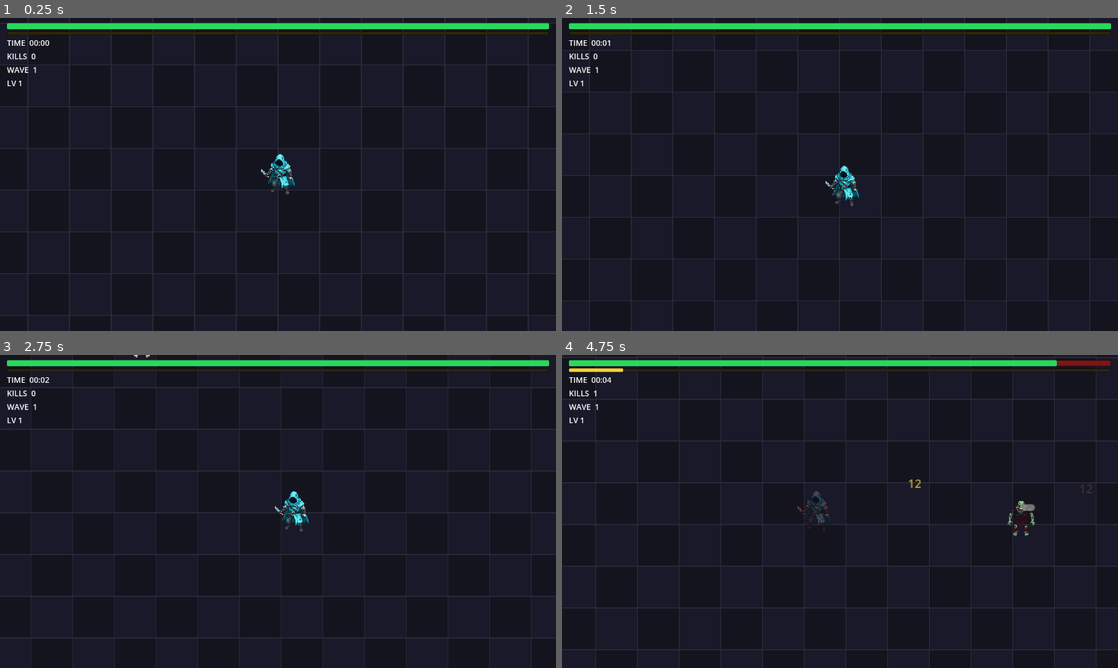
Above: before the commit, frames 1-4 (two rows, left to right).
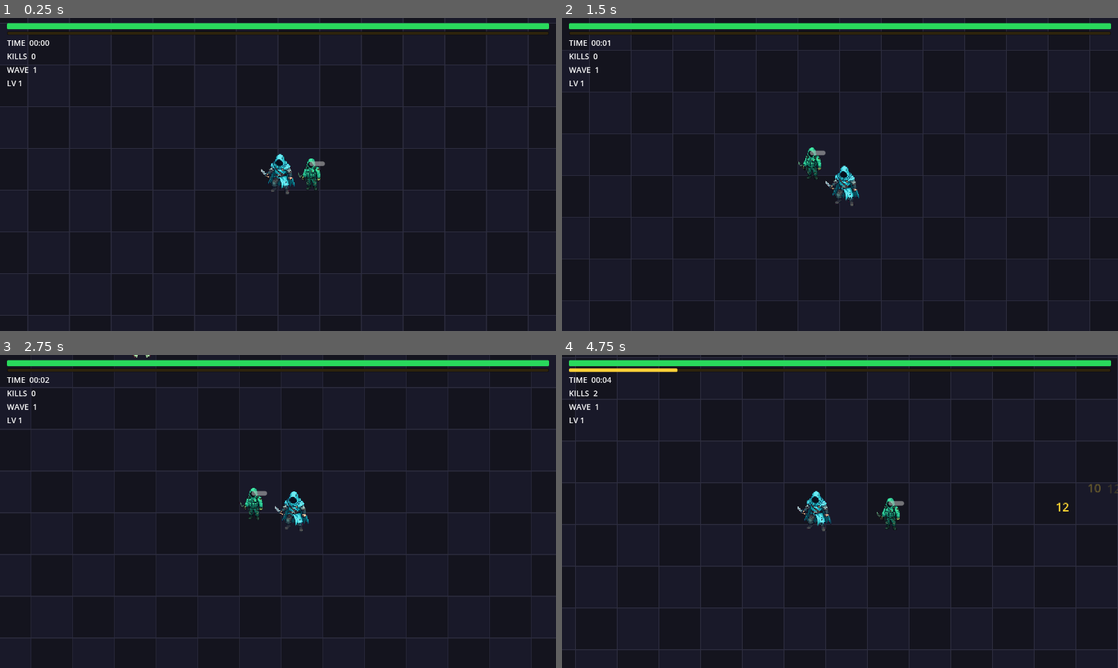
Above: after the commit, the same moments.

Repository: Hwari2929/ERRANTES
Game: Godot game, scene res://scenes/main.tscn
The game is run twice, just before and just after one commit, with the same random seed, the same clock (stepped at 60 frames per second) and the same inputs.
Inputs:
- Up to frame 1 (0.25 s): no input
- Up to frame 2 (1.5 s): tap Enter (ui_accept) at 0.5, 0.77 s; hold Right (ui_right) 0.53-1.28 s; hold Down (ui_down) from 1.28 s (still down)
- Up to frame 3 (2.75 s): tap Enter (ui_accept) at 1.52 s; release Down (ui_down) at 2.03 s; hold Right (ui_right) from 2.03 s (still down)
- Up to frame 4 (4.75 s): release Right (ui_right) at 2.78 s; hold Up (ui_up) 2.78-3.53 s; tap Enter (ui_accept) at 3.02, 3.77, 4.52 s; hold Left (ui_left) from 3.53 s (still down)

The runs differ from the first frame. In frame 1, 0.2% of the frame differs, in the area x 53-59%, y 44-56%; in frame 2, 0.2%; in frame 3, 0.2%; in frame 4, 2.7%, in the area x 2-100%, y 0-100%.

Commit message:
Phase 3 Allies & Arsenal: companion (auto-fight + respawn), Nova/Scatter weapons, accessories + defense% layer

Diff:
--- /dev/null
+++ b/scenes/companion.tscn
@@ -0,0 +1,27 @@
+[gd_scene load_steps=4 format=3]
+
+[ext_resource type="Script" path="res://scripts/companion.gd" id="1_comp"]
+[ext_resource type="Texture2D" path="res://assets/sprites/player_2.png" id="2_tex"]
+
+[sub_resource type="RectangleShape2D" id="Rect_1"]
+size = Vector2(22, 22)
+
+[node name="Companion" type="CharacterBody2D"]
+collision_layer = 0
+collision_mask = 0
+script = ExtResource("1_comp")
+
+[node name="Sprite2D" type="Sprite2D" parent="."]
+texture = ExtResource("2_tex")
+scale = Vector2(0.8, 0.8)
+modulate = Color(0.6, 1.0, 0.7, 1.0)
+
+[node name="CollisionShape2D" type="CollisionShape2D" parent="."]
+shape = SubResource("Rect_1")
+
+[node name="HealthBar" type="ProgressBar" parent="."]
+offset_top = -20.0
+offset_right = 24.0
+offset_bottom = -13.0
+show_percentage = false
+value = 100.0
--- a/scenes/main.tscn
+++ b/scenes/main.tscn
@@ -6,6 +6,7 @@
 [ext_resource type="PackedScene" path="res://scenes/ui.tscn" id="4_ui"]
 [ext_resource type="Script" path="res://scripts/background.gd" id="5_bg"]
 [ext_resource type="PackedScene" path="res://scenes/upgrade_menu.tscn" id="6_um"]
+[ext_resource type="PackedScene" path="res://scenes/companion.tscn" id="7_comp"]
 
 [node name="Main" type="Node2D"]
 script = ExtResource("1_main")
@@ -16,6 +17,9 @@
 [node name="Player" parent="." instance=ExtResource("2_player")]
 position = Vector2(640, 360)
 
+[node name="Companion" parent="." instance=ExtResource("7_comp")]
+position = Vector2(688, 360)
+
 [node name="WaveManager" parent="." instance=ExtResource("3_wave")]
 
 [node name="UI" parent="." instance=ExtResource("4_ui")]
--- /dev/null
+++ b/scripts/companion.gd
@@ -0,0 +1,104 @@
+extends CharacterBody2D
+# 동료 — 플레이어를 따라다니며 최근접 적을 자동 공격. 피격 시 사망 후 자동 리스폰.
+
+const PROJECTILE := preload("res://scenes/projectile.tscn")
+
+@export var max_health: float = 40.0
+@export var speed: float = 240.0
+@export var follow_dist: float = 64.0
+@export var fire_cooldown: float = 1.0
+@export var fire_range: float = 420.0
+@export var attack_damage: float = 10.0
+@export var respawn_cooldown: float = 6.0
+@export var contact_dmg_interval: float = 0.7
+
+@onready var sprite: Sprite2D = $Sprite2D
+@onready var health_bar: ProgressBar = $HealthBar
+
+var current_health: float = 0.0
+var alive: bool = true
+var _fire_t: float = 0.0
+var _respawn_t: float = 0.0
+var _contact_t: float = 0.0
+
+func _ready() -> void:
+	add_to_group("companion")
+	current_health = max_health
+	if health_bar:
+		health_bar.max_value = max_health
+		health_bar.value = max_health
+
+func _physics_process(delta: float) -> void:
+	var player: Node2D = get_tree().get_first_node_in_group("player") as Node2D
+
+	if not alive:
+		_respawn_t -= delta
+		if _respawn_t <= 0.0:
+			_respawn(player)
+		return
+	if not player:
+		return
+
+	# 추종
+	var to_p: Vector2 = player.global_position - global_position
+	velocity = to_p.normalized() * speed if to_p.length() > follow_dist else Vector2.ZERO
+	move_and_slide()
+
+	# 자동 공격
+	_fire_t -= delta
+	if _fire_t <= 0.0:
+		var e: Node2D = _nearest_enemy()
+		if e:
+			_fire_t = fire_cooldown
+			_shoot(e)
+
+	# 접촉 피해(자체 관리)
+	_contact_t -= delta
+	if _contact_t <= 0.0:
+		for en in get_tree().get_nodes_in_group("enemy"):
+			if is_instance_valid(en) and global_position.distance_to(en.global_position) < 26.0:
+				_contact_t = contact_dmg_interval
+				var dmg: int = en.damage if "damage" in en else 8
+				take_damage(float(dmg))
+				break
+
+func _nearest_enemy() -> Node2D:
+	var best: Node2D = null
+	var best_d: float = fire_range
+	for e in get_tree().get_nodes_in_group("enemy"):
+		var d: float = global_position.distance_to(e.global_position)
+		if d < best_d:
+			best_d = d; best = e
+	return best
+
+func _shoot(target: Node2D) -> void:
+	var p: Node = PROJECTILE.instantiate()
+	p.global_position = global_position
+	p.direction = (target.global_position - global_position).normalized()
+	p.speed = 440.0
+	p.damage = attack_damage
+	p.pierce = 1
+	get_tree().get_root().get_child(0).add_child(p)
+
+func take_damage(amount: float, _is_crit: bool = false) -> void:
+	if not alive:
+		return
+	current_health -= amount
+	if health_bar:
+		health_bar.value = current_health
+	if current_health <= 0.0:
+		_die()
+
+func _die() -> void:
+	alive = false
+	visible = false
+	_respawn_t = respawn_cooldown
+
+func _respawn(player: Node2D) -> void:
+	alive = true
+	visible = true
+	current_health = max_health
+	if health_bar:
+		health_bar.value = current_health
+	if player:
+		global_position = player.global_position + Vector2(48, 0)
--- a/scripts/player.gd
+++ b/scripts/player.gd
@@ -16,10 +16,21 @@
 var damage_mult: float = 1.0          # 모든 무기 데미지 배수
 var attack_speed_mult: float = 1.0    # 공격 속도 배수 (쿨다운 단축)
 var armor: int = 0                     # 받는 피해 감소 (플랫)
+var defense_pct: float = 0.0          # 받는 피해 비율 감소 (플랫 적용 후)
 var hp_regen: float = 0.0             # 초당 체력 재생
 var pickup_radius: float = 90.0       # 경험치 획득 반경
 var crit_chance: float = 0.05         # 치명타 확률
 var crit_mult: float = 2.0           # 치명타 배수
+var equipped: Array = []              # 장착한 장신구 id 목록
+
+# 장신구 카탈로그 — 장착 시 패시브 보너스 (중첩 가능)
+const ACCESSORIES := {
+	"ring_armor":  {"label": "💍 Armor Ring (+3 armor)",   "armor": 3},
+	"shield_def":  {"label": "🛡️ Aegis (+8% defense)",      "defense": 0.08},
+	"amulet_crit": {"label": "🔮 Crit Amulet (+8% crit)",   "crit": 0.08},
+	"boots_speed": {"label": "🥾 Swift Boots (+15% speed)", "speed": 0.15},
+	"tome_power":  {"label": "📕 Power Tome (+20% damage)",  "damage": 0.20},
+}
 
 @onready var inv_timer: Timer = $InvincibilityTimer
 @onready var sprite: Sprite2D = $Sprite2D
@@ -86,7 +97,9 @@
 func take_damage(amount: int) -> void:
 	if invincible or current_hp <= 0:
 		return
-	var dealt: int = max(1, amount - armor)
+	# 방어: 플랫(armor) 적용 후 비율(defense_pct) 감소
+	var after_armor: float = float(maxi(1, amount - armor))
+	var dealt: int = maxi(1, int(round(after_armor * (1.0 - defense_pct))))
 	current_hp = max(0, current_hp - dealt)
 	hp_changed.emit(current_hp, max_hp)
 	if current_hp <= 0:
@@ -137,13 +150,37 @@
 			if weapons and weapons.has_method("refresh_cooldowns"):
 				weapons.refresh_cooldowns()
 		"armor":       armor += 2
+		"defense":     defense_pct = minf(defense_pct + 0.06, 0.8)
 		"regen":       hp_regen += 0.6
 		"crit":        crit_chance = minf(crit_chance + 0.06, 0.75)
 		"pickup":      pickup_radius += 40.0
 		"heal_now":    heal(40)
-		# 무기 추가/강화 → weapon_manager가 "weapon:<id>" 형태로 처리
+		# 무기("weapon:<id>") / 장신구("acc:<id>") 위임
 		_:
 			if upgrade_id.begins_with("weapon:") and weapons:
-				var wid: String = upgrade_id.substr(7)
-				weapons.add_or_upgrade(wid)
+				weapons.add_or_upgrade(upgrade_id.substr(7))
+			elif upgrade_id.begins_with("acc:"):
+				equip_accessory(upgrade_id.substr(4))
 	stats_changed.emit()
+
+# 장신구 장착 (보너스 적용 + 목록 기록)
+func equip_accessory(id: String) -> void:
+	var a: Dictionary = ACCESSORIES.get(id, {})
+	if a.is_empty():
+		return
+	armor += int(a.get("armor", 0))
+	defense_pct = minf(defense_pct + float(a.get("defense", 0.0)), 0.8)
+	crit_chance = minf(crit_chance + float(a.get("crit", 0.0)), 0.9)
+	move_speed_mult += float(a.get("speed", 0.0))
+	damage_mult += float(a.get("damage", 0.0))
+	equipped.append(id)
+	if weapons and weapons.has_method("refresh_cooldowns"):
+		weapons.refresh_cooldowns()
+
+# 업그레이드 메뉴에 제시할 장신구 옵션
+func accessory_options() -> Array:
+	var opts: Array = []
+	for id in ACCESSORIES:
+		opts.append({"id": "acc:" + id, "label": ACCESSORIES[id]["label"],
+					 "desc": "Equip accessory"})
+	return opts
--- a/scripts/upgrade_menu.gd
+++ b/scripts/upgrade_menu.gd
@@ -13,7 +13,8 @@
 	{"id": "attack_speed", "label": "⏩ Attack Speed +18%", "desc": "Weapons fire faster"},
 	{"id": "speed",        "label": "👟 Move Speed +15%",   "desc": "Move faster"},
 	{"id": "max_hp",       "label": "❤️ Max HP +25",         "desc": "More max HP, heal 25"},
-	{"id": "armor",        "label": "🛡️ Armor +2",          "desc": "Reduce damage taken"},
+	{"id": "armor",        "label": "🛡️ Armor +2",          "desc": "Reduce damage taken (flat)"},
+	{"id": "defense",      "label": "🪖 Defense +6%",        "desc": "Reduce damage taken (%)"},
 	{"id": "regen",        "label": "💚 Regen +0.6/s",       "desc": "Recover HP over time"},
 	{"id": "crit",         "label": "🎯 Crit +6%",           "desc": "Higher crit chance"},
 	{"id": "pickup",       "label": "🧲 Pickup +40",         "desc": "Larger XP pickup range"},
@@ -31,6 +32,9 @@
 		var wm: Node = player.get_node_or_null("WeaponManager")
 		if wm and wm.has_method("available_options"):
 			pool += wm.available_options()
+		# 장신구 옵션
+		if player.has_method("accessory_options"):
+			pool += player.accessory_options()
 	# 특성 옵션
 	pool += PERKS.duplicate()
 	return pool
--- a/scripts/weapon_manager.gd
+++ b/scripts/weapon_manager.gd
@@ -2,17 +2,21 @@
 # 플레이어의 무기들을 보유/관리. 레벨업 메뉴가 무기 추가·강화를 요청한다.
 
 const WEAPON_SCRIPTS := {
-	"bolt":  "res://scripts/weapon_bolt.gd",
-	"orbit": "res://scripts/weapon_orbit.gd",
-	"whip":  "res://scripts/weapon_whip.gd",
-	"aura":  "res://scripts/weapon_aura.gd",
+	"bolt":   "res://scripts/weapon_bolt.gd",
+	"orbit":  "res://scripts/weapon_orbit.gd",
+	"whip":   "res://scripts/weapon_whip.gd",
+	"aura":   "res://scripts/weapon_aura.gd",
+	"nova":   "res://scripts/weapon_nova.gd",
+	"spread": "res://scripts/weapon_spread.gd",
 }
 
 const WEAPON_NAMES := {
-	"bolt":  "🔫 Magic Bolt",
-	"orbit": "🔵 Orbit Shards",
-	"whip":  "🌀 Slash Whip",
-	"aura":  "🔥 Burning Aura",
+	"bolt":   "🔫 Magic Bolt",
+	"orbit":  "🔵 Orbit Shards",
+	"whip":   "🌀 Slash Whip",
+	"aura":   "🔥 Burning Aura",
+	"nova":   "💥 Nova Burst",
+	"spread": "🔱 Scatter Shot",
 }
 
 var _weapons: Dictionary = {}   # id -> WeaponBase
--- /dev/null
+++ b/scripts/weapon_nova.gd
@@ -0,0 +1,35 @@
+extends WeaponBase
+# 노바 버스트 — 주기적으로 360도 방사형 탄막.
+
+const PROJECTILE := preload("res://scenes/projectile.tscn")
+
+func _on_setup() -> void:
+	weapon_name = "Nova Burst"
+	base_cooldown = 2.2
+
+func _count() -> int:
+	return [6, 8, 10, 12, 16][clampi(level - 1, 0, 4)]
+
+func _base_damage() -> float:
+	return 9.0 + (level - 1) * 3.0
+
+func _on_tick() -> void:
+	var n: int = _count()
+	for i in n:
+		var ang: float = TAU * i / float(n)
+		_fire(Vector2(cos(ang), sin(ang)))
+
+func _fire(dir: Vector2) -> void:
+	var p: Node = PROJECTILE.instantiate()
+	p.global_position = global_position
+	p.direction = dir
+	p.speed = 300.0
+	p.pierce = 1
+	var dmg: float = _base_damage()
+	var crit: bool = false
+	if player and player.has_method("roll_damage"):
+		var rd: Array = player.roll_damage(_base_damage())
+		dmg = rd[0]; crit = rd[1]
+	p.damage = dmg
+	p.is_crit = crit
+	get_tree().get_root().get_child(0).add_child(p)
--- /dev/null
+++ b/scripts/weapon_spread.gd
@@ -0,0 +1,40 @@
+extends WeaponBase
+# 스캐터 샷 — 최근접 적 방향으로 산탄(콘) 발사.
+
+const PROJECTILE := preload("res://scenes/projectile.tscn")
+const SPREAD_DEG := 42.0
+
+func _on_setup() -> void:
+	weapon_name = "Scatter Shot"
+	base_cooldown = 1.3
+
+func _count() -> int:
+	return [3, 3, 4, 5, 6][clampi(level - 1, 0, 4)]
+
+func _base_damage() -> float:
+	return 8.0 + (level - 1) * 3.0
+
+func _on_tick() -> void:
+	var target: Node2D = _nearest_enemy(global_position, 620.0)
+	if not target:
+		return
+	var base_dir: Vector2 = (target.global_position - global_position).normalized()
+	var n: int = _count()
+	for i in n:
+		var off: float = 0.0 if n == 1 else deg_to_rad(-SPREAD_DEG / 2.0 + SPREAD_DEG * i / float(n - 1))
+		_fire(base_dir.rotated(off))
+
+func _fire(dir: Vector2) -> void:
+	var p: Node = PROJECTILE.instantiate()
+	p.global_position = global_position
+	p.direction = dir
+	p.speed = 480.0
+	p.pierce = 1
+	var dmg: float = _base_damage()
+	var crit: bool = false
+	if player and player.has_method("roll_damage"):
+		var rd: Array = player.roll_damage(_base_damage())
+		dmg = rd[0]; crit = rd[1]
+	p.damage = dmg
+	p.is_crit = crit
+	get_tree().get_root().get_child(0).add_child(p)
Binary file added: assets/_raw/pickup_health_1.png
Not shown, added: assets/_raw/pickup_health_1.png.import
Binary file added: assets/_raw/pickup_xp_gem_1.png
Not shown, added: assets/_raw/pickup_xp_gem_1.png.import
Binary file added: assets/sprites/pickup_health.png
Not shown, added: assets/sprites/pickup_health.png.import
Binary file added: assets/sprites/pickup_xp_gem.png
Not shown, added: assets/sprites/pickup_xp_gem.png.import
Not shown: 1 places in scenes/main.tscn that only renumber resources
